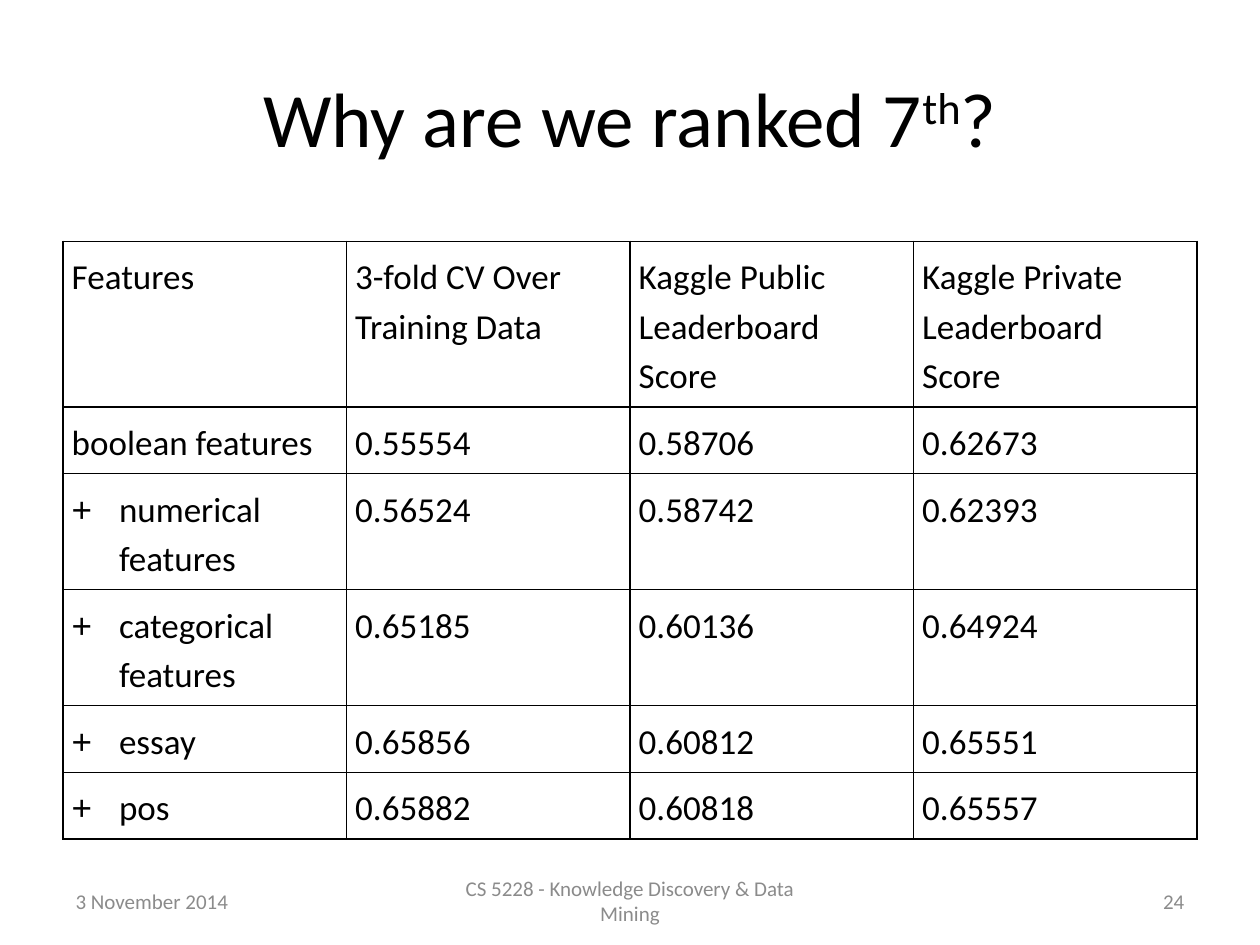
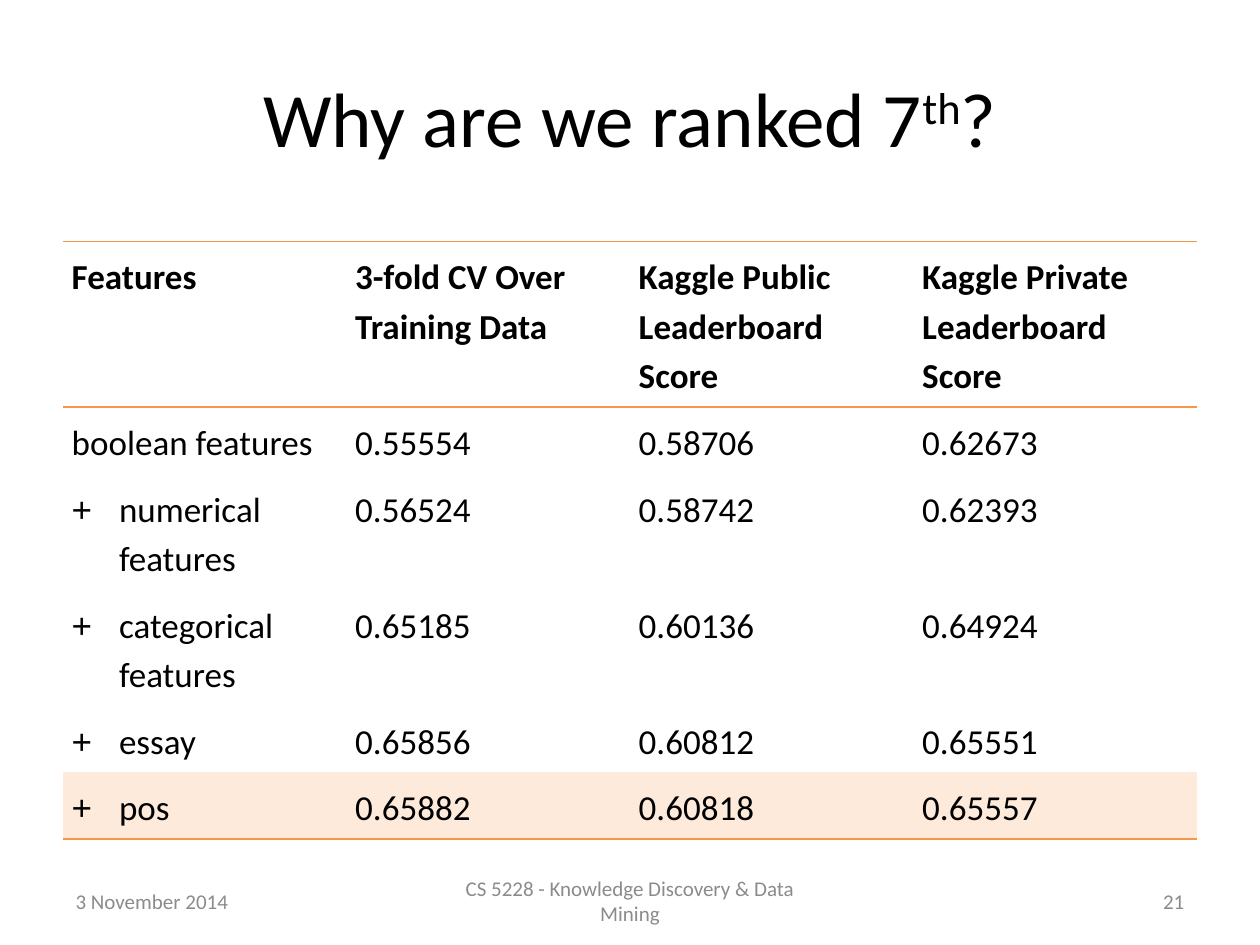
Before and after one commit to raymondhs/Panda-Delights, a slide deck: slide 21 of doc/2014_Nov_04.pptx (slide 24 before the commit). Drawn at 1260x945 pixels with LibreOffice and Linux fonts; fonts in the diff are those of the drawing. Boxes give left, top, right and bottom in pixels: in the first picture for what was removed or moved away, otherwise in the second. Text is boxed around its words. In the diff, an @@ line names an element or a change of style, - is before the commit and + after.

```diff
--- a/doc/2014_Nov_04.pptx
+++ b/doc/2014_Nov_04.pptx
@@ table at [63,242,1197,830] @@
@@ fill none to #FDEADA in row 6 @@
@@ bold on in "Features", "3-fold CV Over Training Data", "Kaggle Public Leaderboard Score", "Kaggle Private Leaderboard Score" @@
@@ borders changed @@
@@ page number at [1163,895,1184,909]: text changed @@
-24
+21
```
Also in this commit, not shown: 14 other slides changed, 3 slides added, 1 other file.
